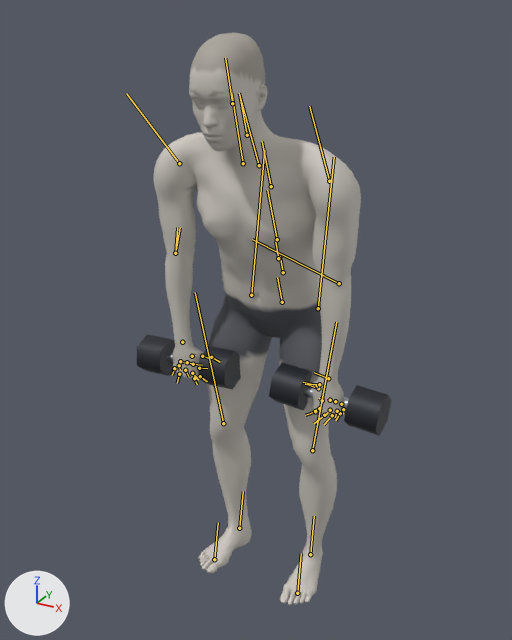
Two versions of the glTF model exports/dumbbell-high-pull.glb, one commit apart.
Rendered twice from a camera (50 mm lens) standing at (0.889, -1.748, 1.773) and looking at (-0.02, -0.096, 0.947). The axes (+X, +Y, +Z) are drawn at lower left. The lights are the same throughout. The first picture is the older version. Both versions are drawn at frame 24 of the action 'dumbbell-high-pull'; the numbers are the values there. The bones that change, and the others that lie on the model, are drawn over the model as lines.
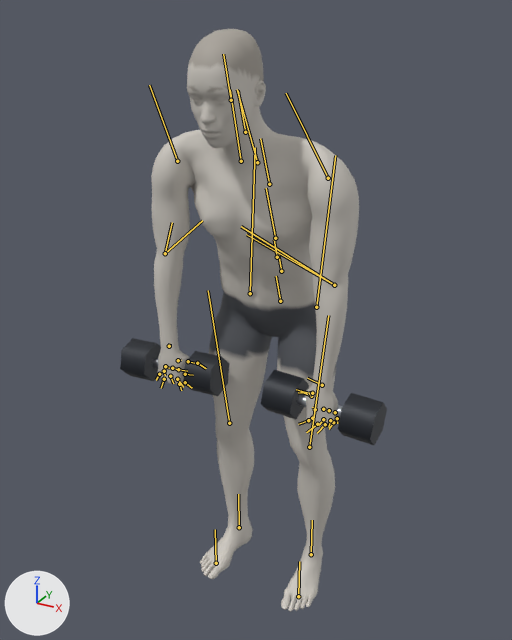
ob_dbl_right is not drawn itself; it is the parent of ob_mesh_1, ob_mesh_2, ob_mesh_3.
ob_dbr_right is not drawn itself; it is the parent of ob_mesh_4, ob_mesh_5, ob_mesh_6.

Boxes [x1, y1, x2, y2] around the edits, measured in the pictures (512 x 640 px):
'Mesh_0', posed
    before: [154, 33, 361, 605]
    after: [151, 29, 359, 612]
'Mesh_3', posed
    before: [344, 385, 392, 436]
    after: [338, 393, 387, 445]
'Mesh_5', posed (9% wider)
    before: [198, 346, 241, 389]
    after: [183, 351, 230, 396]
'Mesh_2', posed (11% wider, 6% taller)
    before: [269, 363, 312, 410]
    after: [261, 370, 309, 420]
'Mesh_6', posed (8% wider)
    before: [137, 335, 175, 376]
    after: [120, 338, 161, 381]
'Mesh_1', posed (mostly hidden)
    before: [304, 386, 349, 409]
    after: [297, 394, 343, 418]
bone 'pelvis', root to tip
    before: (282, 302) to (277, 277)
    after: (280, 301) to (276, 276)
bone 'upperarm_l', root to tip
    before: (329, 181) to (309, 106)
    after: (328, 178) to (286, 93)
bone 'hand_l', root to tip
    before: (328, 378) to (314, 372)
    after: (322, 385) to (307, 378)
bone 'lowerarm_twist_l', root to tip
    before: (339, 283) to (253, 240)
    after: (334, 285) to (246, 234)
bone 'upperarm_r', root to tip
    before: (179, 163) to (126, 93)
    after: (177, 161) to (149, 85)
bone 'hand_r', root to tip
    before: (182, 342) to (184, 340)
    after: (169, 346) to (170, 343)
bone 'lowerarm_twist_r', root to tip
    before: (175, 253) to (177, 227)
    after: (165, 253) to (172, 222)
bone 'thigh_l', root to tip
    before: (318, 308) to (334, 157)
    after: (316, 307) to (335, 155)
bone 'calf_l', root to tip
    before: (312, 450) to (336, 322)
    after: (309, 447) to (328, 315)
bone 'foot_l', root to tip
    before: (310, 554) to (314, 516)
    after: (311, 554) to (312, 520)
bone 'thigh_r', root to tip
    before: (251, 295) to (264, 150)
    after: (250, 293) to (255, 147)
bone 'calf_r', root to tip
    before: (223, 423) to (195, 292)
    after: (229, 423) to (208, 290)
bone 'foot_r', root to tip
    before: (239, 528) to (243, 491)
    after: (239, 527) to (238, 494)

The change, as a diff of the scene's bpy script:
```diff
--- a/exports/dumbbell-high-pull.glb.py
+++ b/exports/dumbbell-high-pull.glb.py
@@ bone_pelvis @@
 bone_pelvis = bpy.data.objects['Body'].pose.bones['pelvis']  # child of 'Root'
-bone_pelvis.location = (-0.036, -0.017, 0.0)
+bone_pelvis.location = (-0.026, -0.009, 0.0)
@@ bone_upperarm_l @@
 bone_upperarm_l = bpy.data.objects['Body'].pose.bones['upperarm_l']  # child of 'clavicle_l'
-bone_upperarm_l.rotation_quaternion = (0.805, -0.167, -0.563, -0.085)  # degrees (-29, -69, 8)
+bone_upperarm_l.rotation_quaternion = (0.729, -0.065, -0.671, -0.118)  # degrees (35, -84, -50)
@@ bone_hand_l @@
 bone_hand_l = bpy.data.objects['Body'].pose.bones['hand_l']  # child of 'lowerarm_l'
-bone_hand_l.rotation_quaternion = (-0.999, -0.007, -0.046, 0.008)  # degrees (1, 5, -1)
+bone_hand_l.rotation_quaternion = (-0.983, 0.115, -0.124, -0.068)  # degrees (-13, 15, 6)
@@ bone_lowerarm_twist_l @@
 bone_lowerarm_twist_l = bpy.data.objects['Body'].pose.bones['lowerarm_twist_l']  # child of 'lowerarm_l'
-bone_lowerarm_twist_l.rotation_quaternion = (1.0, -0.008, 0.006, 0.006)  # degrees (-1, 1, 1)
+bone_lowerarm_twist_l.rotation_quaternion = (0.987, -0.114, 0.077, 0.08)  # degrees (-13, 10, 8)
@@ bone_upperarm_r @@
 bone_upperarm_r = bpy.data.objects['Body'].pose.bones['upperarm_r']  # child of 'clavicle_r'
-bone_upperarm_r.rotation_quaternion = (0.805, 0.167, 0.563, -0.085)  # degrees (29, 69, 8)
+bone_upperarm_r.rotation_quaternion = (0.729, 0.065, 0.671, -0.118)  # degrees (-35, 84, -50)
@@ bone_hand_r @@
 bone_hand_r = bpy.data.objects['Body'].pose.bones['hand_r']  # child of 'lowerarm_r'
-bone_hand_r.rotation_quaternion = (0.999, -0.007, -0.046, -0.008)  # degrees (-1, -5, -1)
+bone_hand_r.rotation_quaternion = (0.983, 0.115, -0.124, 0.068)  # degrees (13, -15, 6)
@@ bone_lowerarm_twist_r @@
 bone_lowerarm_twist_r = bpy.data.objects['Body'].pose.bones['lowerarm_twist_r']  # child of 'lowerarm_r'
-bone_lowerarm_twist_r.rotation_quaternion = (1.0, 0.008, -0.006, 0.006)  # degrees (1, -1, 1)
+bone_lowerarm_twist_r.rotation_quaternion = (0.987, 0.114, -0.077, 0.08)  # degrees (13, -10, 8)
@@ bone_thigh_l @@
 bone_thigh_l = bpy.data.objects['Body'].pose.bones['thigh_l']  # child of 'pelvis'
-bone_thigh_l.rotation_quaternion = (0.961, -0.027, 0.112, 0.252)  # degrees (0, 13, 29)
+bone_thigh_l.rotation_quaternion = (0.967, -0.043, 0.111, 0.225)  # degrees (-2, 14, 26)
@@ bone_calf_l @@
 bone_calf_l = bpy.data.objects['Body'].pose.bones['calf_l']  # child of 'thigh_l'
-bone_calf_l.rotation_quaternion = (0.989, -0.044, 0.02, -0.142)  # degrees (-5, 2, -16)
+bone_calf_l.rotation_quaternion = (0.995, -0.017, 0.013, -0.1)  # degrees (-2, 1, -12)
@@ bone_foot_l @@
 bone_foot_l = bpy.data.objects['Body'].pose.bones['foot_l']  # child of 'calf_l'
-bone_foot_l.rotation_quaternion = (0.986, 0.064, -0.08, 0.131)  # degrees (6, -10, 15)
+bone_foot_l.rotation_quaternion = (0.995, 0.052, -0.072, 0.036)  # degrees (6, -8, 4)
@@ bone_thigh_r @@
 bone_thigh_r = bpy.data.objects['Body'].pose.bones['thigh_r']  # child of 'pelvis'
-bone_thigh_r.rotation_quaternion = (0.961, 0.027, -0.112, 0.252)  # degrees (0, -13, 29)
+bone_thigh_r.rotation_quaternion = (0.967, 0.043, -0.111, 0.225)  # degrees (2, -14, 26)
@@ bone_calf_r @@
 bone_calf_r = bpy.data.objects['Body'].pose.bones['calf_r']  # child of 'thigh_r'
-bone_calf_r.rotation_quaternion = (0.989, 0.044, -0.02, -0.142)  # degrees (5, -2, -16)
+bone_calf_r.rotation_quaternion = (0.995, 0.017, -0.013, -0.1)  # degrees (2, -1, -12)
@@ bone_foot_r @@
 bone_foot_r = bpy.data.objects['Body'].pose.bones['foot_r']  # child of 'calf_r'
-bone_foot_r.rotation_quaternion = (0.986, -0.064, 0.08, 0.131)  # degrees (-6, 10, 15)
+bone_foot_r.rotation_quaternion = (0.995, -0.052, 0.072, 0.036)  # degrees (-6, 8, 4)
```
